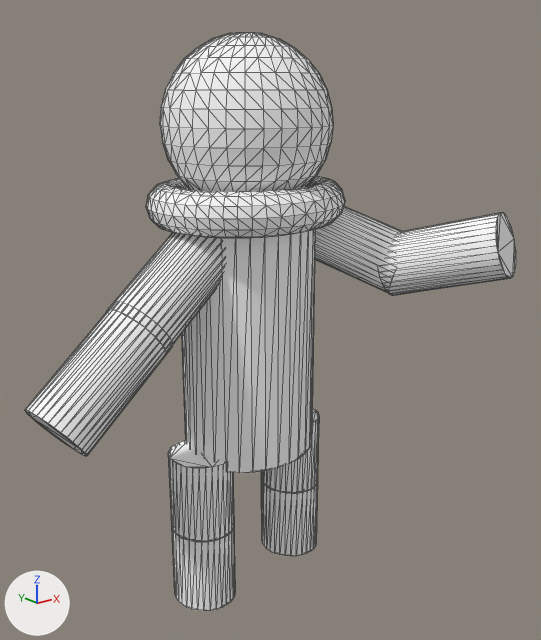
Before and after pictures for a commit that changed the OBJ model Resources/hito2/hito2.obj.
Both versions are drawn from a 50 mm camera at (-5.19, -7.23, 5.12) aimed at (0.31, -0.35, 2.37). The lights are fixed; the arrows at lower left show +X, +Y and +Z. Mesh edges are drawn as thin lines. Where no turn or scale is listed for an object, it has been applied to the vertices.

The scene before the commit, as lines of its bpy script (objects in view):
```python
ob_トーラス = bpy.data.objects.new('トーラス', me_トーラス)
ob_トーラス.location = (0.0, 0.0, 0.0)
ob_円柱 = bpy.data.objects.new('円柱', me_円柱)
ob_円柱.location = (0.0, 0.0, 0.0)
ob_円柱_002 = bpy.data.objects.new('円柱.002', me_円柱_002)
ob_円柱_002.location = (0.0, 0.0, 0.0)
ob_円柱_003 = bpy.data.objects.new('円柱.003', me_円柱_003)
ob_円柱_003.location = (0.0, 0.0, 0.0)
ob_円柱_004_円柱_008 = bpy.data.objects.new('円柱.004_円柱.008', me_円柱_004_円柱_008)
ob_円柱_004_円柱_008.location = (0.0, 0.0, 0.0)
ob_円柱_006 = bpy.data.objects.new('円柱.006', me_円柱_006)
ob_円柱_006.location = (0.0, 0.0, 0.0)
ob_円柱_008_円柱_009 = bpy.data.objects.new('円柱.008_円柱.009', me_円柱_008_円柱_009)
ob_円柱_008_円柱_009.location = (0.0, 0.0, 0.0)
ob_円柱_009_円柱_011 = bpy.data.objects.new('円柱.009_円柱.011', me_円柱_009_円柱_011)
ob_円柱_009_円柱_011.location = (0.0, 0.0, 0.0)
ob_球_球_001 = bpy.data.objects.new('球_球.001', me_球_球_001)
ob_球_球_001.location = (0.0, 0.0, 0.0)
# also in view: '円柱.010_円柱.012' at (1.54, -0.46, 3.2); '円柱.011_円柱.013' at (2.06, -1.58, 3.15)
```
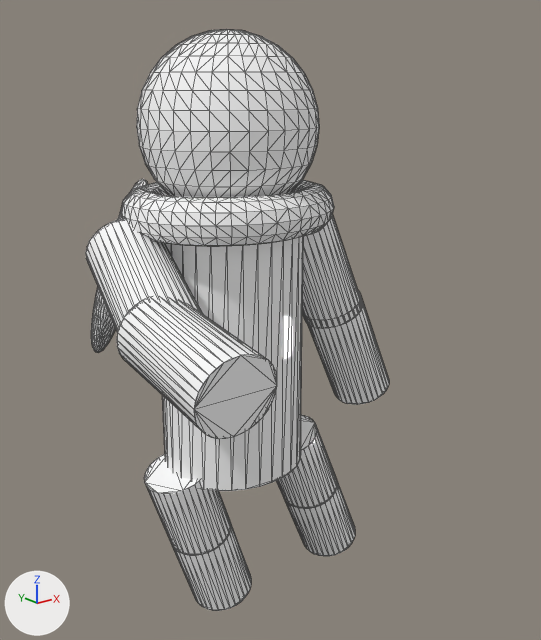
The change, as a diff of the scene's bpy script:
```diff
--- a/Resources/hito2/hito2.obj.py
+++ b/Resources/hito2/hito2.obj.py
@@ me_トーラス @@
 me_トーラス.from_pydata(...)  # 576 vertices, 1152 faces; spans x -1.05..1.45, y -1.15..1.04, z 3.54..4.04
+# me_トーラス part 1: the whole mesh is turned -8.2 degrees about the z axis through its middle, then moved by (-0.43, -0.23, 0.0)
 me_トーラス.materials.append(mat_none)
@@ me_円柱 @@
 me_円柱.from_pydata(...)  # 64 vertices, 124 faces; spans x -0.67..1.07, y -0.85..0.74, z 0.64..3.73
+# me_円柱 part 2: the whole mesh is turned -14.7 degrees about the z axis through its middle, then moved by (-0.43, -0.23, 0.0)
 me_円柱.materials.append(mat_none)
@@ me_円柱_002 @@
 me_円柱_002.from_pydata(...)  # 64 vertices, 124 faces; spans x -2.77..-1.14, y -0.8..0.16, z 1.41..2.92
+# me_円柱_002 part 3: the whole mesh is multiplied about its middle by the matrix ((0.28, -0.952, -0.121), (0.837, 0.18, 0.517), (-0.471, -0.246, 0.847)), then moved by (0.21, -1.49, 0.56)
 me_円柱_002.materials.append(mat_none)
@@ me_円柱_003 @@
 me_円柱_003.from_pydata(...)  # 64 vertices, 124 faces; spans x 0.587..1.354, y -0.378..0.449, z -0.225..0.788
+# me_円柱_003 part 4: the whole mesh is multiplied about its middle by the matrix ((0.91, 0.13, -0.395), (-0.142, 0.99, 0.0), (0.391, 0.056, 0.919)), then moved by (-0.12, -0.342, -0.04)
 me_円柱_003.materials.append(mat_none)
@@ me_円柱_004_円柱_008 @@
 me_円柱_004_円柱_008.from_pydata(...)  # 64 vertices, 124 faces; spans x -1.014..-0.247, y -0.571..0.256, z -1.222..-0.209
+# me_円柱_004_円柱_008 part 5: the whole mesh is multiplied about its middle by the matrix ((0.94, 0.135, -0.314), (-0.142, 0.99, 0.0), (0.311, 0.045, 0.949)), then moved by (0.044, -0.113, 0.025)
 me_円柱_004_円柱_008.materials.append(mat_none)
@@ me_円柱_006 @@
 me_円柱_006.from_pydata(...)  # 64 vertices, 124 faces; spans x 0.587..1.354, y -0.378..0.449, z -1.222..-0.209
+# me_円柱_006 part 6: the whole mesh is multiplied about its middle by the matrix ((0.91, 0.13, -0.395), (-0.142, 0.99, 0.0), (0.391, 0.056, 0.919)), then moved by (0.273, -0.342, 0.04)
 me_円柱_006.materials.append(mat_none)
@@ me_円柱_008_円柱_009 @@
 me_円柱_008_円柱_009.from_pydata(...)  # 64 vertices, 124 faces; spans x -1.014..-0.247, y -0.571..0.256, z -0.225..0.788
+# me_円柱_008_円柱_009 part 7: the whole mesh is multiplied about its middle by the matrix ((0.94, 0.135, -0.314), (-0.142, 0.99, 0.0), (0.311, 0.045, 0.949)), then moved by (-0.27, -0.113, -0.025)
 me_円柱_008_円柱_009.materials.append(mat_none)
@@ me_円柱_009_円柱_011 @@
 me_円柱_009_円柱_011.from_pydata(...)  # 64 vertices, 124 faces; spans x -1.72..-0.1, y -0.67..0.29, z 2.25..3.75
+# me_円柱_009_円柱_011 part 8: the whole mesh is multiplied about its middle by the matrix ((0.534, -0.796, -0.284), (0.841, 0.464, 0.279), (-0.09, -0.388, 0.917)), then moved by (-0.62, -0.39, 0.1)
 me_円柱_009_円柱_011.materials.append(mat_none)
@@ me_円柱_010_円柱_012 @@
 me_円柱_010_円柱_012.from_pydata(...)  # 64 vertices, 124 faces; spans x 0.84..2.24, y -1.29..0.37, z 2.6..3.8
+# me_円柱_010_円柱_012 part 9: the whole mesh is multiplied about its middle by the matrix ((0.183, -0.681, 0.709), (0.889, 0.422, 0.176), (-0.419, 0.598, 0.683)), then moved by (-0.45, 0.14, -0.25)
 me_円柱_010_円柱_012.materials.append(mat_none)
@@ me_円柱_011_円柱_013 @@
 me_円柱_011_円柱_013.from_pydata(...)  # 64 vertices, 124 faces; spans x 1.42..2.7, y -2.42..-0.74, z 2.58..3.72
+# me_円柱_011_円柱_013 part 10: the whole mesh is multiplied about its middle by the matrix ((-0.091, -0.205, 0.975), (0.895, 0.411, 0.17), (-0.436, 0.888, 0.146)), then moved by (-0.39, 1.25, -1.41)
 me_円柱_011_円柱_013.materials.append(mat_none)
@@ me_球_球_001 @@
 me_球_球_001.from_pydata(...)  # 482 vertices, 960 faces; spans x -0.8..1.2, y -1.05..0.94, z 3.69..5.69
+# me_球_球_001 part 11: the whole mesh is turned -8.2 degrees about the z axis through its middle, then moved by (-0.43, -0.23, 0.0)
 me_球_球_001.materials.append(mat_none)
@@ ob_立方体_001_立方体_002 @@
+ob_立方体_001_立方体_002 = bpy.data.objects.new('立方体.001_立方体.002', me_立方体_001_立方体_002)  # 386 vertices, 768 faces; spans x -1.05..-0.68, y 0.43..2.18, z 1.51..4.09; in mat_none (picture img_player_png)
+ob_立方体_001_立方体_002.location = (0.0, 0.0, 0.0)
```

Location of each change, (x1, y1, x2, y2) in pixels of the pictures (541 x 640 px):
'円柱', mesh turned
    before: (182, 229, 316, 473)
    after: (162, 236, 303, 491)
'球_球.001', mesh turned
    before: (160, 32, 333, 191)
    after: (137, 29, 319, 197)
'円柱.002', reshaped (8% wider)
    before: (25, 310, 173, 456)
    after: (117, 298, 277, 439)
'円柱.011_円柱.013', reshaped (41% narrower, 37% taller)
    before: (379, 212, 516, 295)
    after: (308, 291, 389, 405)
'トーラス', mesh turned
    before: (146, 176, 345, 238)
    after: (120, 180, 334, 246)
'円柱.009_円柱.011', reshaped
    before: (106, 232, 225, 344)
    after: (86, 218, 203, 332)
'円柱.010_円柱.012', reshaped (33% narrower, 32% taller)
    before: (315, 206, 402, 293)
    after: (302, 214, 360, 329)
'円柱.008_円柱.009', reshaped (31% wider)
    before: (168, 440, 234, 543)
    after: (144, 454, 231, 555)
'円柱.006', reshaped (24% wider)
    before: (261, 479, 318, 556)
    after: (284, 482, 355, 556)
'円柱.004_円柱.008', reshaped
    before: (172, 529, 235, 611)
    after: (173, 522, 251, 611)
'円柱.003', reshaped
    before: (261, 408, 319, 494)
    after: (277, 415, 337, 509)
'立方体.001_立方体.002', added
    after: (91, 179, 148, 353)
